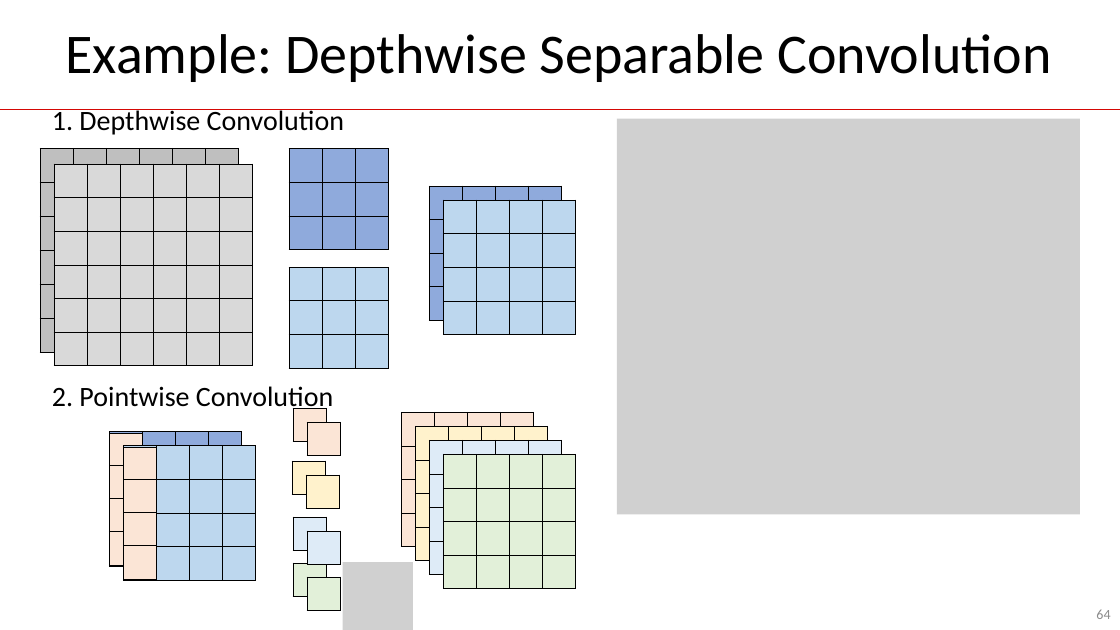
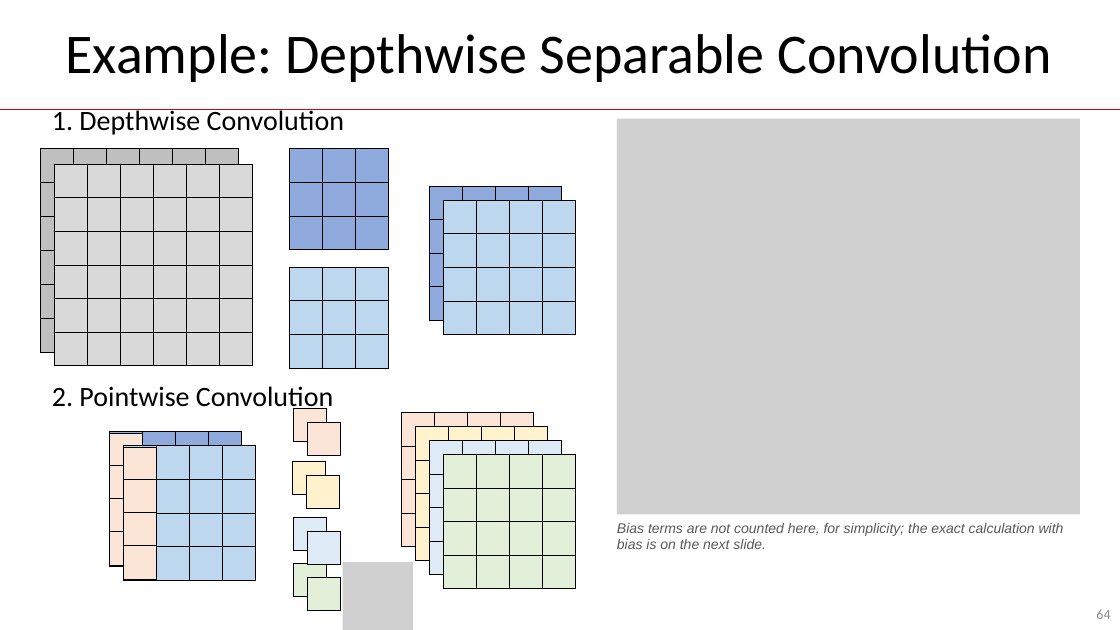
Before and after one commit to guhofstra/CSC144V, a slide deck: slide 64 of PPTs/L3 Convolutional Neural Networks.pptx. Drawn at 1120x630 pixels with LibreOffice and Linux fonts; fonts in the diff are those of the drawing; grey boxes stand for pictures. Boxes give left, top, right and bottom in pixels: in the first picture for what was removed or moved away, otherwise in the second. Text is boxed around its words. In the diff, an @@ line names an element or a change of style, - is before the commit and + after.

```diff
--- a/PPTs/L3 Convolutional Neural Networks.pptx
+++ b/PPTs/L3 Convolutional Neural Networks.pptx
@@ text added at bbox=[617, 523, 1064, 549], 12 pt, text #595959, italic @@
+Bias terms are not counted here, for simplicity; the exact calculation with bias is on the next slide.
```
Also in this commit, not shown: 1 other slide changed, 1 slide added, 3 other files.
